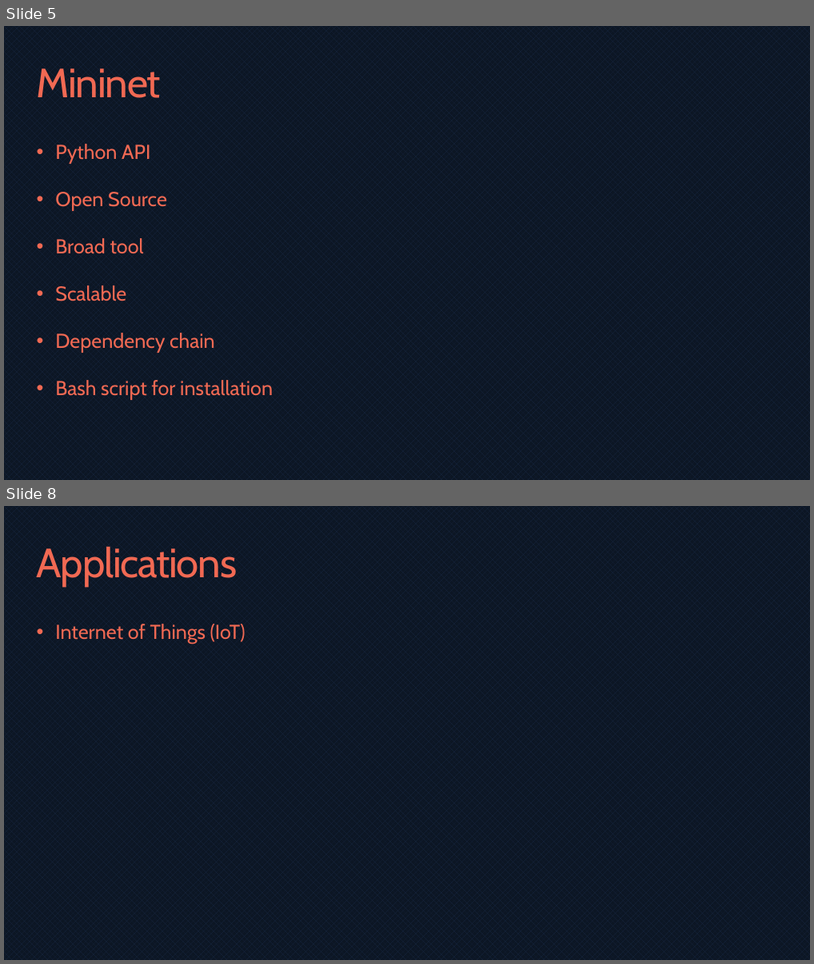
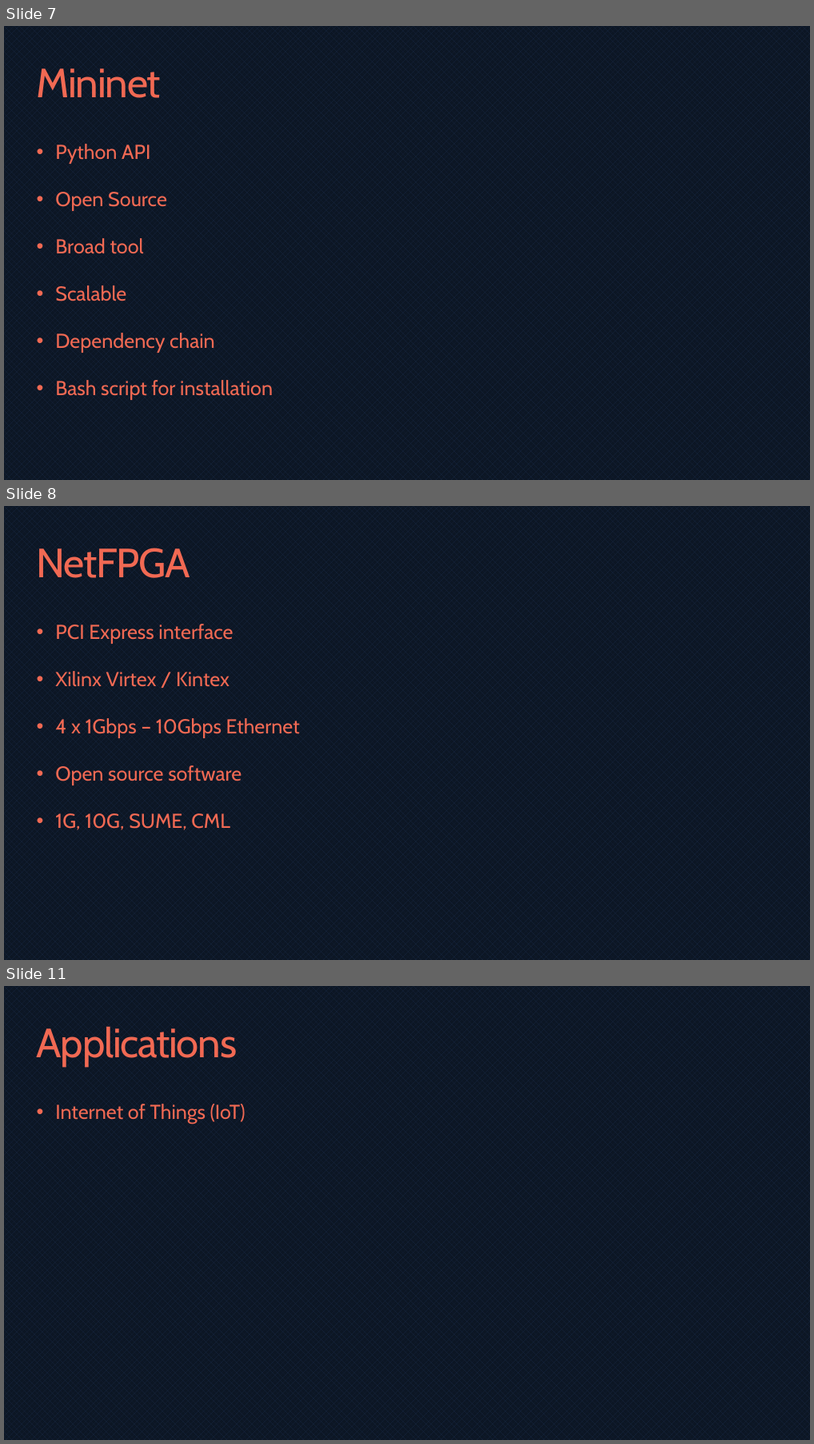
Before and after one commit to bmaximuml/CS351-Reports, a slide deck: Presentation/Network Switch Design on FPGAs.pptx. Shown one above the other, each under a label of ours: slides 5 and 8 before the commit, slides 7, 8 and 11 after it; the slides between them are not shown. The pictures are 814x964 and 814x1444 pixels, drawn with LibreOffice and Linux fonts; fonts in the diff are those of the drawing. Boxes give left, top, right and bottom in pixels: in the first picture for what was removed or moved away, otherwise in the second. Text is boxed around its words. In the diff, an @@ line names an element or a change of style, - is before the commit and + after.

```diff
--- a/Presentation/Network Switch Design on FPGAs.pptx
+++ b/Presentation/Network Switch Design on FPGAs.pptx
@@ slide 8 added at box(4, 506, 810, 960), background pattern #1A2A46 on #0C1624 @@
@@ title added at box(37, 548, 190, 578), 48.6 pt, text #F16953 @@
+NetFPGA
@@ text added at box(55, 624, 300, 830), 24 pt, text #F16953 @@
+• PCI Express interface
+• Xilinx Virtex / Kintex
+• 4 x 1Gbps – 10Gbps Ethernet
+• Open source software
+• 1G, 10G, SUME, CML
@@ what was slide 5 is now slide 7 @@
@@ what was slide 8 is now slide 11 @@
```
Also in this commit, not shown: 2 slides changed, 3 other slides added, 1 slide removed, 3 other files.
